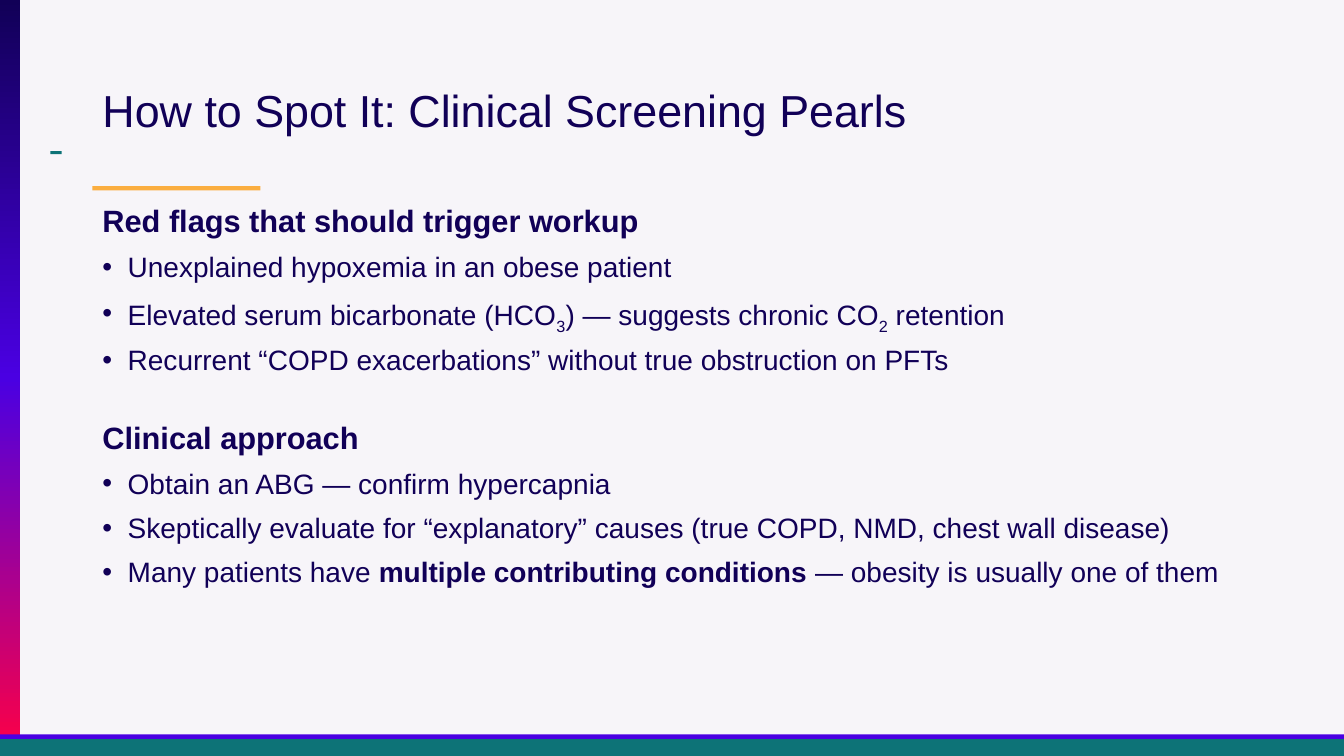
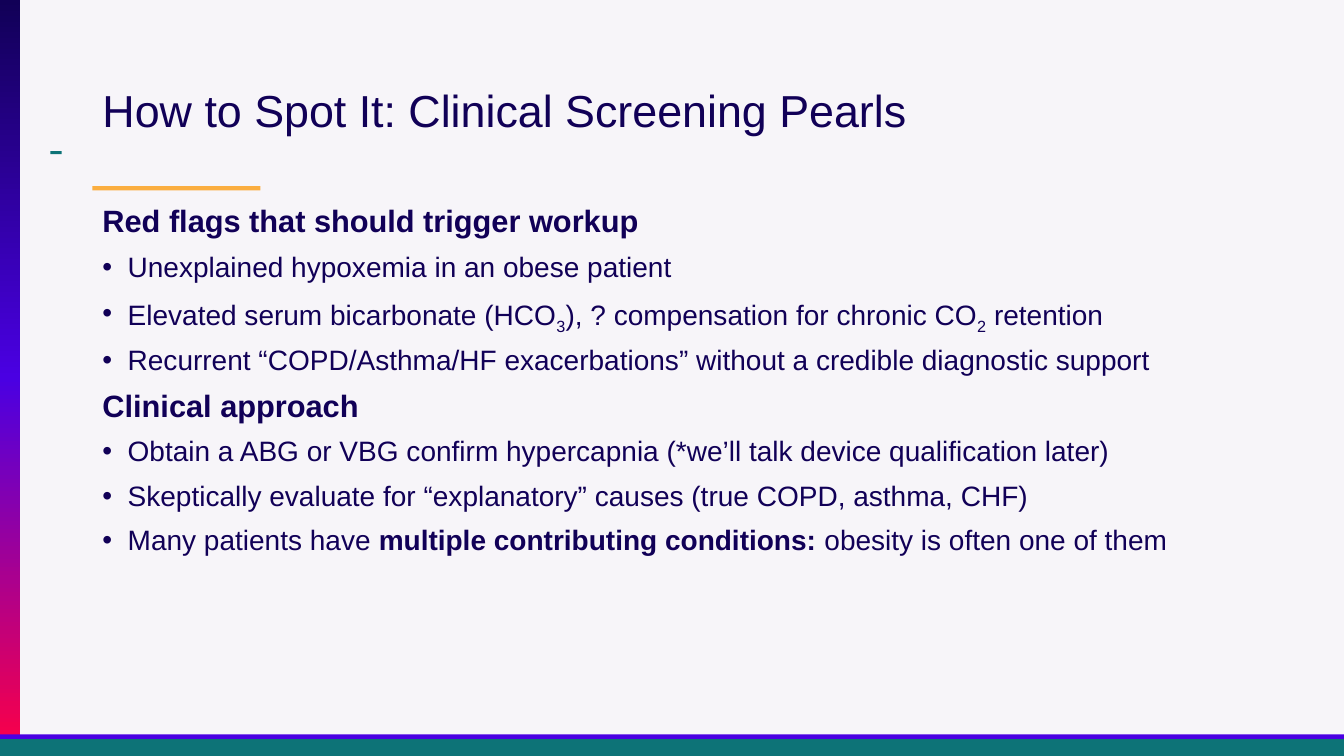
Before and after one commit to reblocke/clinical_talks, a slide deck: slide 13 of archive/Presentations/Locke Utah ACP OHS 2026.pptx (slide 21 before the commit). Drawn at 1344x756 pixels with LibreOffice and Linux fonts; fonts in the diff are those of the drawing. Boxes give left, top, right and bottom in pixels: in the first picture for what was removed or moved away, otherwise in the second. Text is boxed around its words. In the diff, an @@ line names an element or a change of style, - is before the commit and + after.

```diff
--- a/archive/Presentations/Locke Utah ACP OHS 2026.pptx
+++ b/archive/Presentations/Locke Utah ACP OHS 2026.pptx
@@ text at [128,304,1149,375]: text changed @@
-• Elevated serum bicarbonate (HCO3) — suggests chronic CO2 retention
-• Recurrent “COPD exacerbations” without true obstruction on PFTs
+• Elevated serum bicarbonate (HCO3), ? compensation for chronic CO2 retention
+• Recurrent “COPD/Asthma/HF exacerbations” without a credible diagnostic support
@@ text at [128,440,1167,555]: text changed @@
-• Obtain an ABG — confirm hypercapnia
-• Skeptically evaluate for “explanatory” causes (true COPD, NMD, chest wall disease)
-• Many patients have multiple contributing conditions — obesity is usually one of them
+• Obtain a ABG or VBG confirm hypercapnia (*we’ll talk device qualification later)
+• Skeptically evaluate for “explanatory” causes (true COPD, asthma, CHF)
+• Many patients have multiple contributing conditions: obesity is often one of them
```
Also in this commit, not shown: 25 other slides changed, 8 slides added, 7 slides removed.
